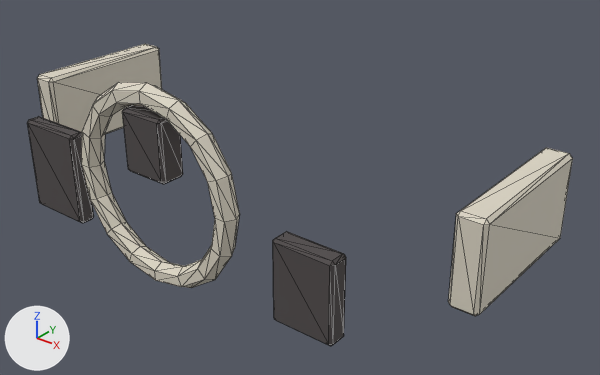
A saved change to the glTF model assets/cardfront_environment/formal/hq/hq_damage_common.glb.
One viewpoint serves both versions: a camera (50 mm lens) standing at (3.62, -4.22, 4.02) and looking at (0.49, -0.3, 1.59). Every picture has the same lights, and +X, +Y and +Z are marked at lower left. The picture after the commit comes second. Mesh edges are drawn as thin lines. Where no turn or scale is listed for an object, it has been applied to the vertices. Vertices at exactly the same position are counted once.

The first picture shows 'Armor_L', 'Armor_R', 'CoreCover', 'Damage_01', 'Damage_02', 'Damage_03'.
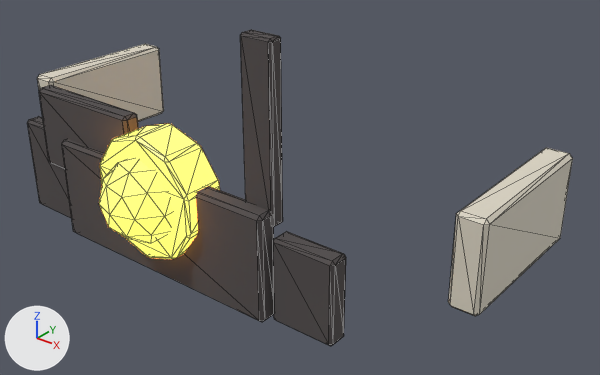
Pixel boxes (x1, y1, x2, y2) of what changed, in the pictures (600 x 375 px):
'CoreCover', reshaped, moved, recoloured (24% narrower, 34% shorter): before (81, 82, 239, 288); after (100, 124, 220, 259)
'Damage_03', reshaped, moved (244% wider, 133% taller): before (122, 106, 183, 184); after (62, 139, 274, 322)
'Damage_03_Crack', added: after (240, 30, 283, 227)
'CoreExposed', added: after (99, 159, 172, 243)
'Damage_03_Breach', added: after (39, 85, 138, 168)

Edits to the bpy script that builds the scene:
```text
Add mat_mat_core:
    mat_mat_core = principled_material('MAT_CORE')
    mat_mat_core.base_color = (0.92, 0.58, 0.12)  # orange #f6c861
    mat_mat_core.metallic = 0.12
    mat_mat_core.roughness = 0.24
    mat_mat_core.emission_color = (1.0, 0.42, 0.05)  # orange #ffad3f
    mat_mat_core.emission_strength = 3.0
Change me_torus:
    used by ob_corecover; location = (0.0, -1.13, 1.76)
    remove me_torus.from_pydata(...)  # 96 vertices, 192 faces; spans x -0.685..0.685, y -0.065..0.065, z -0.685..0.685
    remove me_torus.materials.append(mat_mat_neutral_cream)  # pale yellow #ddd6c5
    add me_torus.from_pydata(...)  # 60 vertices, 116 faces; spans x -0.399..0.399, y -0.15..0.15, z -0.414..0.414
    me_torus part 1: the whole mesh is rebuilt
    add me_torus.materials.append(mat_mat_core)  # orange #f6c861, glowing orange #ffad3f
Change me_cube_019:
    used by ob_damage_03; location = (0.0, -1.12, 2.06)
    remove me_cube_019.from_pydata(...)  # 24 vertices, 44 faces; spans x -0.17..0.17, y -0.09..0.09, z -0.21..0.21
    add me_cube_019.from_pydata(...)  # 24 vertices, 44 faces; spans x -0.9..0.9, y -0.07..0.07, z -0.36..0.36
    me_cube_019 part 2: 24 of 24 vertices moved; they spanned x -0.17..0.17, y -0.09..0.09, z -0.21..0.21 and now span x -0.9..0.9, y -0.07..0.07, z -0.36..0.36; mean shift (0.0, 0.0, 0.0)
Add me_cube_023:
    me_cube_023.from_pydata(...)  # 24 vertices, 44 faces; spans x -0.11..0.11, y -0.05..0.05, z -0.55..0.55
    me_cube_023.materials.append(mat_mat_damage_dark)  # dark grey #504b4b
Add me_cube_022:
    me_cube_022.from_pydata(...)  # 24 vertices, 44 faces; spans x -0.45..0.45, y -0.06..0.06, z -0.28..0.28
    me_cube_022.materials.append(mat_mat_damage_dark)  # dark grey #504b4b
Add me_icosphere_001:
    me_icosphere_001.from_pydata(...)  # an icosphere of 80 faces spanning x -0.266..0.266, y -0.28..0.28, z -0.28..0.28
    me_icosphere_001.materials.append(mat_mat_core)  # orange #f6c861, glowing orange #ffad3f
Change ob_corecover:
    ob_corecover.location: (0.0, -1.13, 1.76) -> (0.0, -1.1, 1.72)
Change ob_damage_03:
    ob_damage_03.location: (0.0, -1.12, 2.06) -> (0.0, -1.1, 1.5)
Add ob_damage_03_crack:
    ob_damage_03_crack = bpy.data.objects.new('Damage_03_Crack', me_cube_023)
    ob_damage_03_crack.location = (0.8, -1.02, 2.3)
Add ob_damage_03_breach:
    ob_damage_03_breach = bpy.data.objects.new('Damage_03_Breach', me_cube_022)
    ob_damage_03_breach.location = (-0.7, -1.06, 1.88)
Add ob_coreexposed:
    ob_coreexposed = bpy.data.objects.new('CoreExposed', me_icosphere_001)
    ob_coreexposed.location = (0.0, -1.22, 1.72)
```
